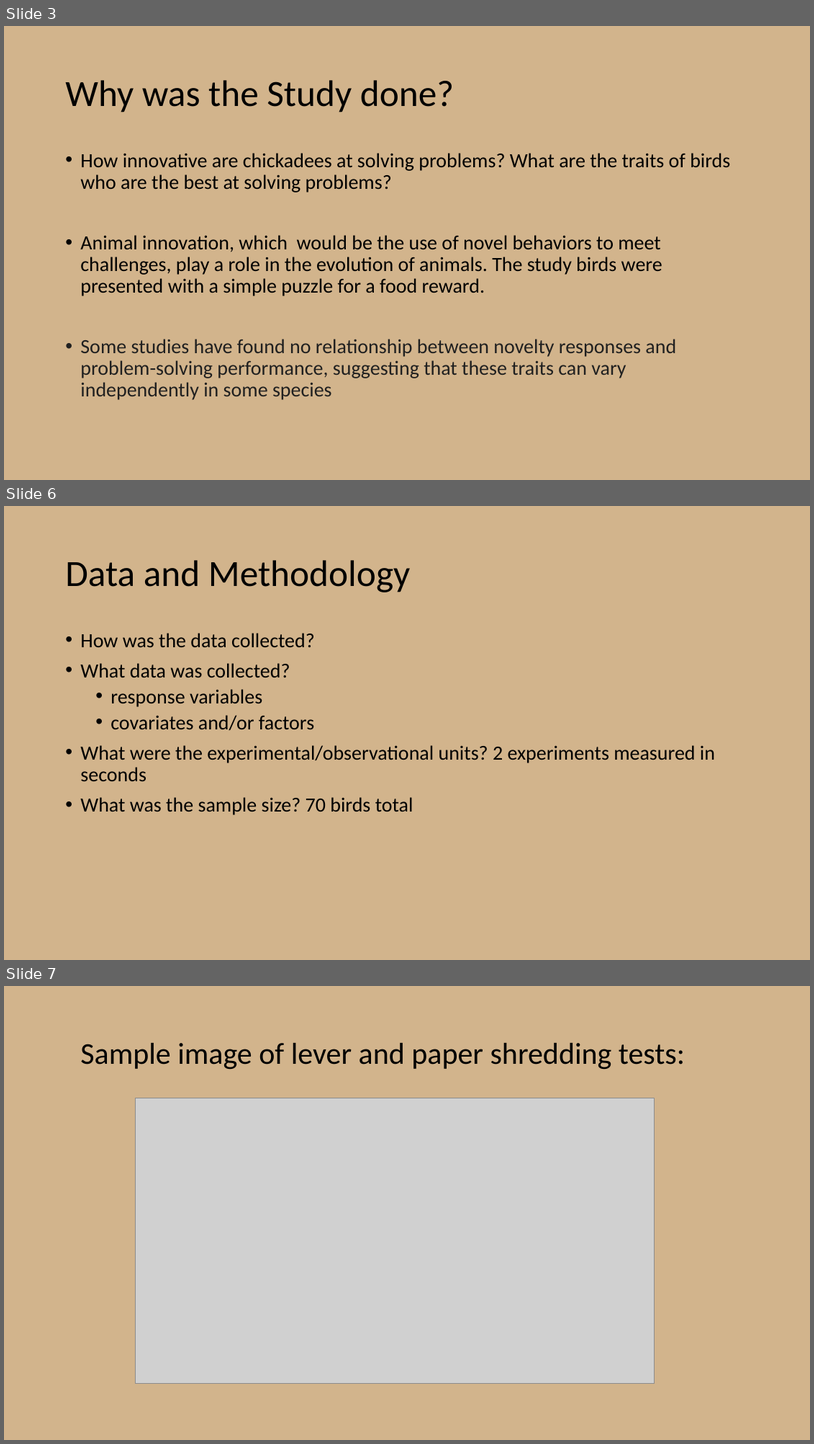
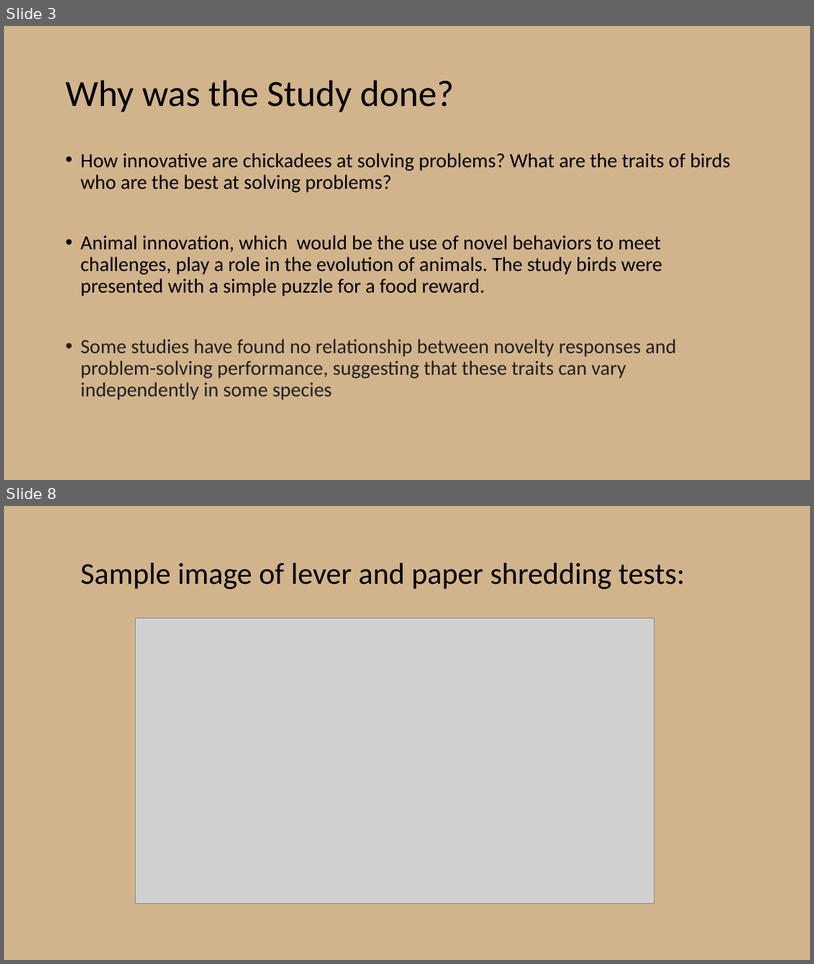
Before and after one commit to chanks06/chickadees, a slide deck: Presentation2.pptx. Shown one above the other, each under a label of ours: slides 3, 6 and 7 before the commit, slides 3 and 8 after it; the slides between them are not shown. The pictures are 814x1444 and 814x964 pixels, drawn with LibreOffice and Linux fonts; fonts in the diff are those of the drawing; grey boxes stand for pictures. Boxes give left, top, right and bottom in pixels: in the first picture for what was removed or moved away, otherwise in the second. Text is boxed around its words. In the diff, an @@ line names an element or a change of style, - is before the commit and + after.

```diff
--- a/Presentation2.pptx
+++ b/Presentation2.pptx
@@ slide 6 removed at (4, 506, 810, 960), background #D2B48C @@
@@ title removed at (65, 560, 410, 592) @@
-Data and Methodology
@@ text removed at (80, 633, 715, 815) @@
-• How was the data collected?
-• What data was collected?
-  • response variables
-  • covariates and/or factors
-• What were the experimental/observational units? 2 experiments measured in seconds
-• What was the sample size? 70 birds total
@@ what was slide 7 is now slide 8 @@
```
Also in this commit, not shown: 5 slides changed, 21 slides added, 2 other files.
